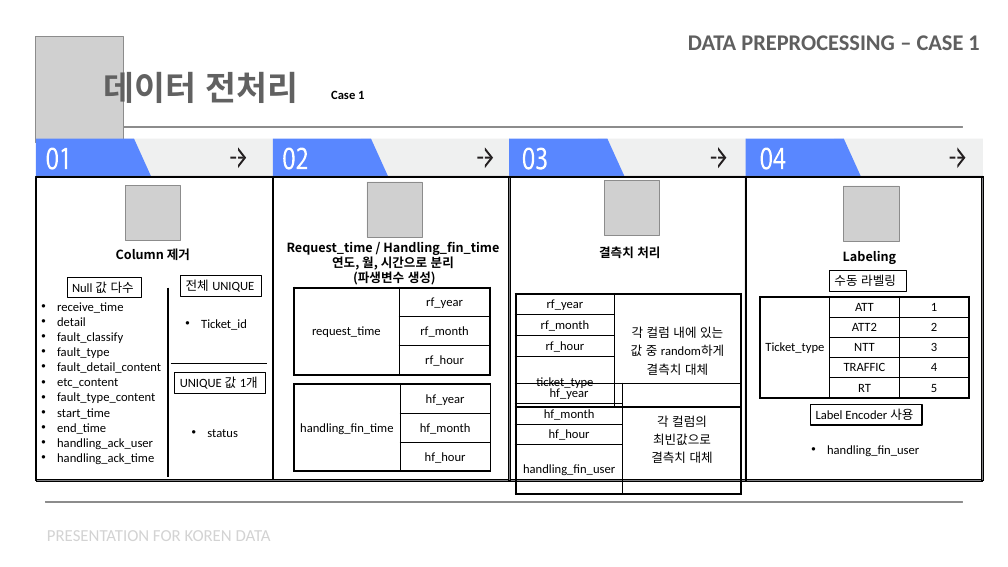
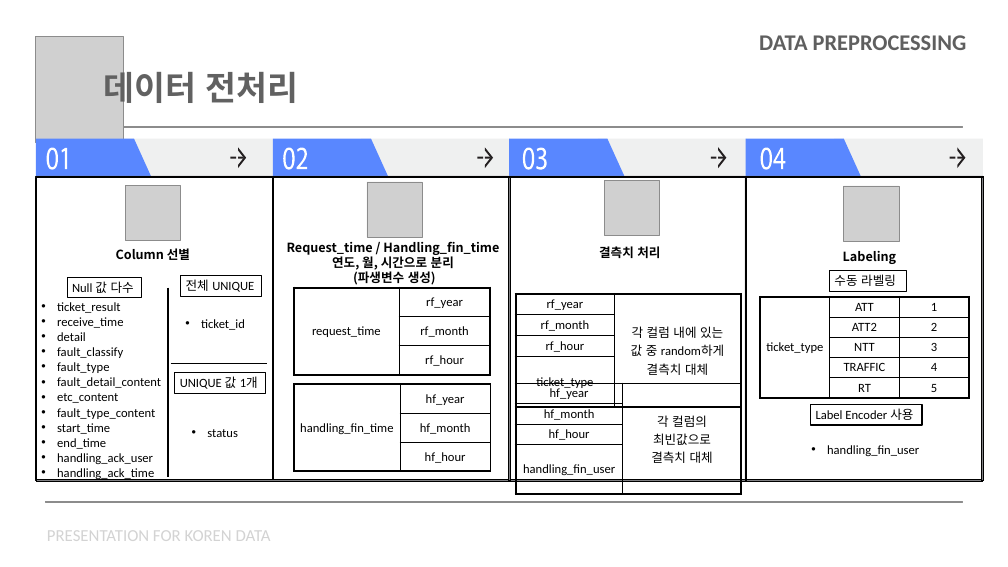
Before and after one commit to chorimgenius/zerooneai_intern, a slide deck: slide 8 of koren/koren_data_presentation.pptx. Drawn at 1008x567 pixels with LibreOffice and Linux fonts; fonts in the diff are those of the drawing; grey boxes stand for pictures. Boxes give left, top, right and bottom in pixels: in the first picture for what was removed or moved away, otherwise in the second. Text is boxed around its words. In the diff, an @@ line names an element or a change of style, - is before the commit and + after.

```diff
--- a/koren/koren_data_presentation.pptx
+++ b/koren/koren_data_presentation.pptx
@@ text at (759,35,967,50): text changed @@
-DATA PREPROCESSING – CASE 1
+DATA PREPROCESSING
@@ text removed at (331,90,364,99) @@
-Case 1
@@ text at (116,248,190,260): text changed @@
-Column 제거
+Column 선별
@@ table at (760,297,969,398) @@
-row 1, column 1: Ticket_type
+row 1, column 1: ticket_type
@@ text at (57,302,120,313): paragraph added @@
+• ticket_result
@@ text at (201,319,245,330): text changed @@
-• Ticket_id
+• ticket_id
```
Also in this commit, not shown: 9 other slides changed, 1 slide added, 5 slides removed, 1 other file.
